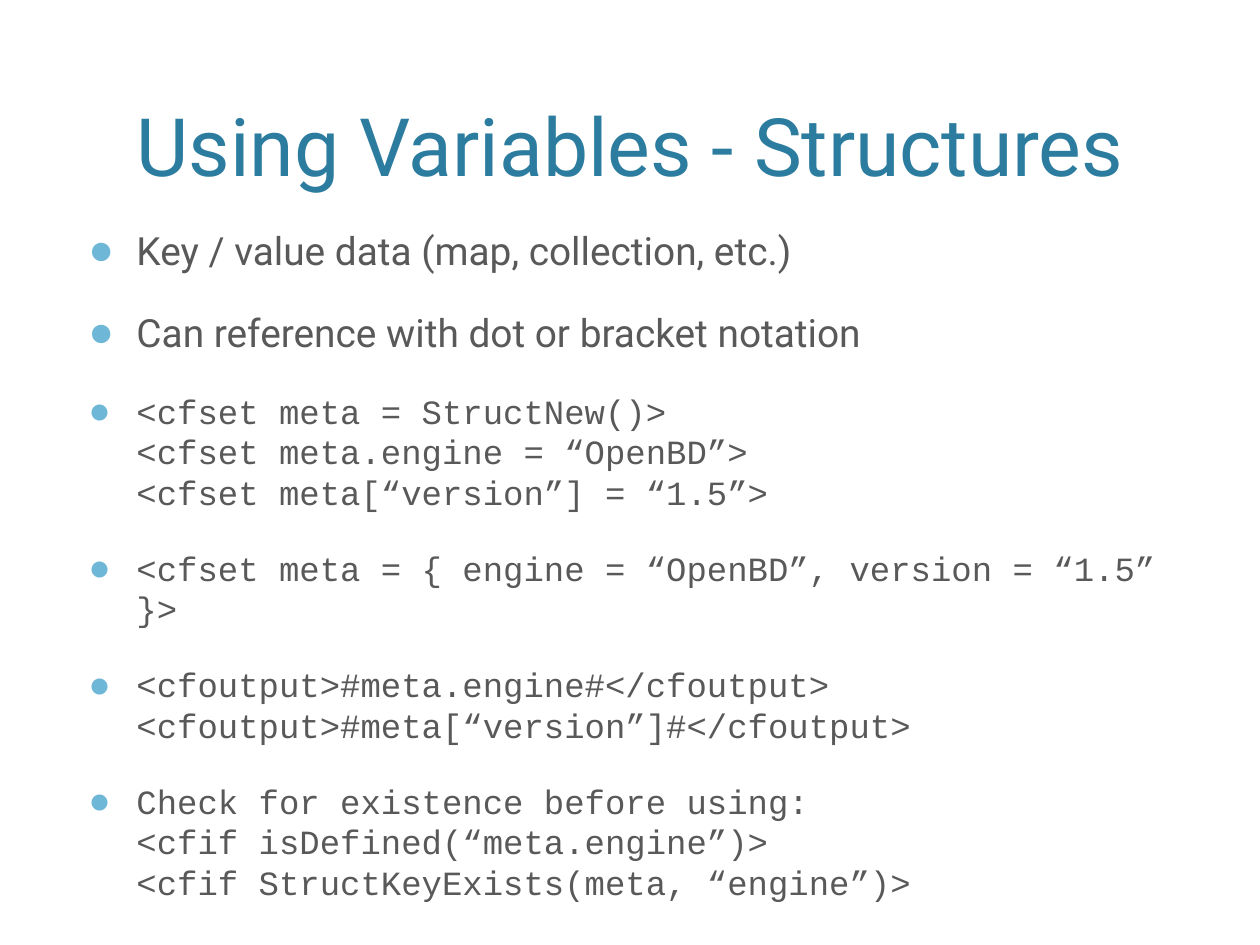
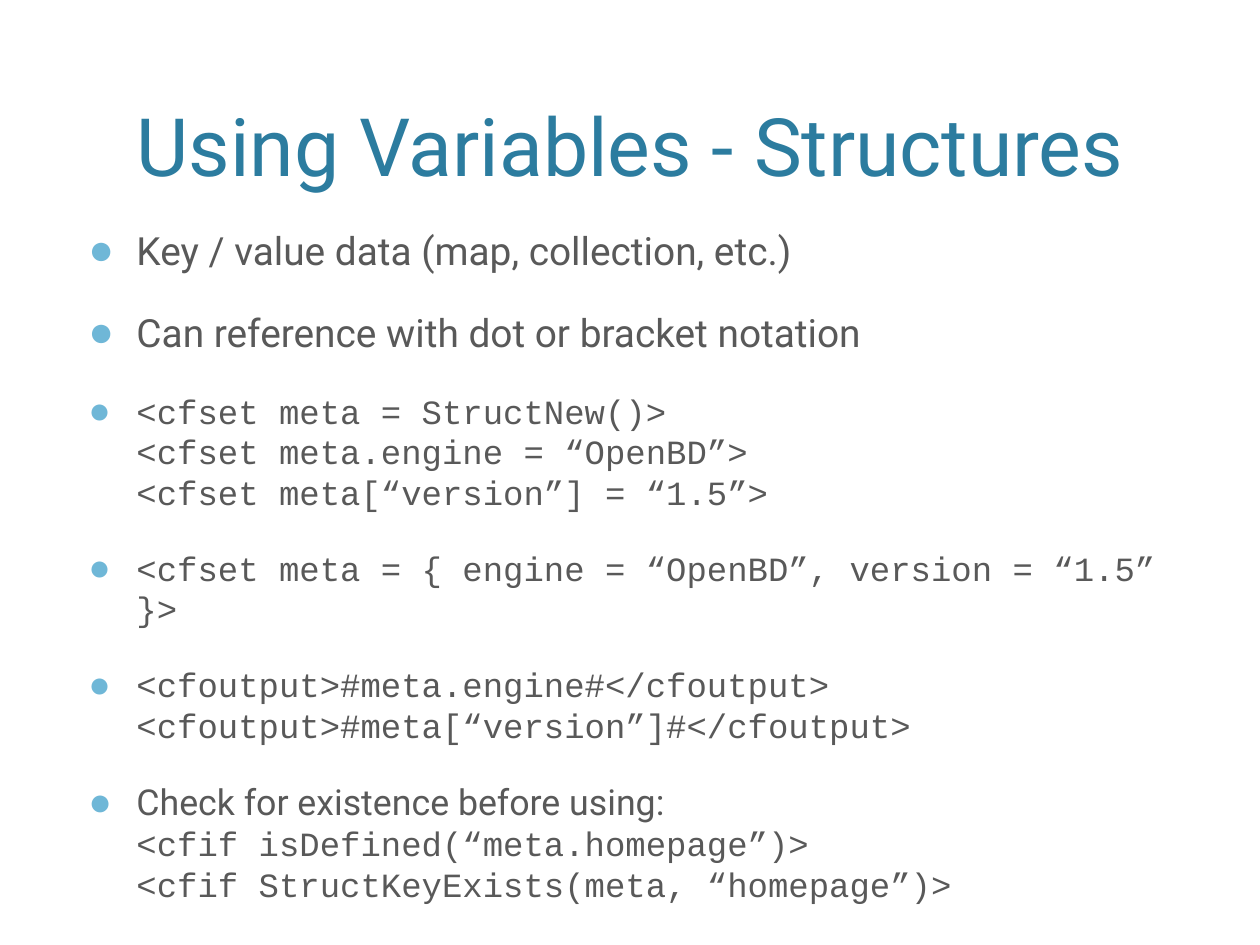
Before and after one commit to awayken/2011sdcodecamp, a slide deck: slide 19 of presentation.pptx. Drawn at 1260x945 pixels with LibreOffice and Linux fonts; fonts in the diff are those of the drawing; background and template pictures are left out. Boxes give left, top, right and bottom in pixels: in the first picture for what was removed or moved away, otherwise in the second. Text is boxed around its words. In the diff, an @@ line names an element or a change of style, - is before the commit and + after.

```diff
--- a/presentation.pptx
+++ b/presentation.pptx
@@ text at bbox=[136, 788, 952, 904]: text changed @@
-● Check for existence before using:
-  <cfif isDefined(“meta.engine”)>
-  <cfif StructKeyExists(meta, “engine”)>
+● Check for existence before using:
+  <cfif isDefined(“meta.homepage”)>
+  <cfif StructKeyExists(meta, “homepage”)>
```
Also in this commit, not shown: 3 other slides changed.
